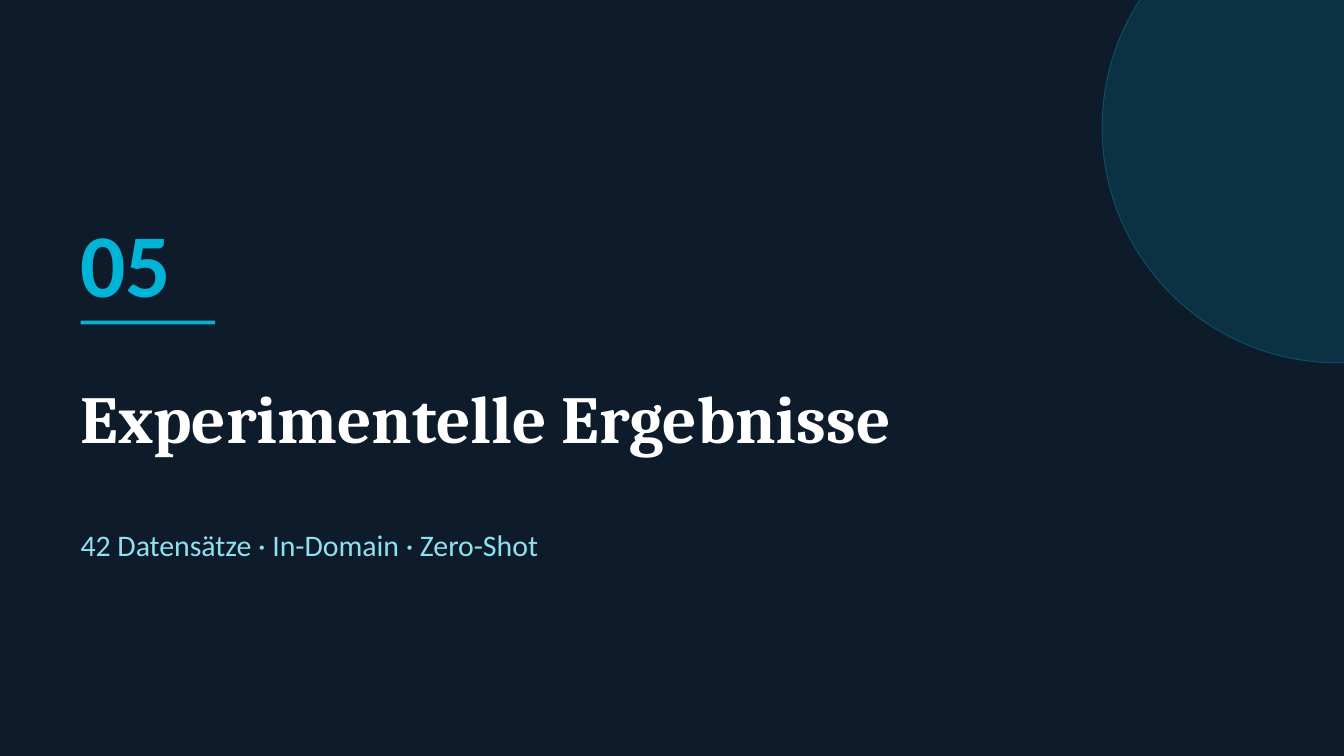
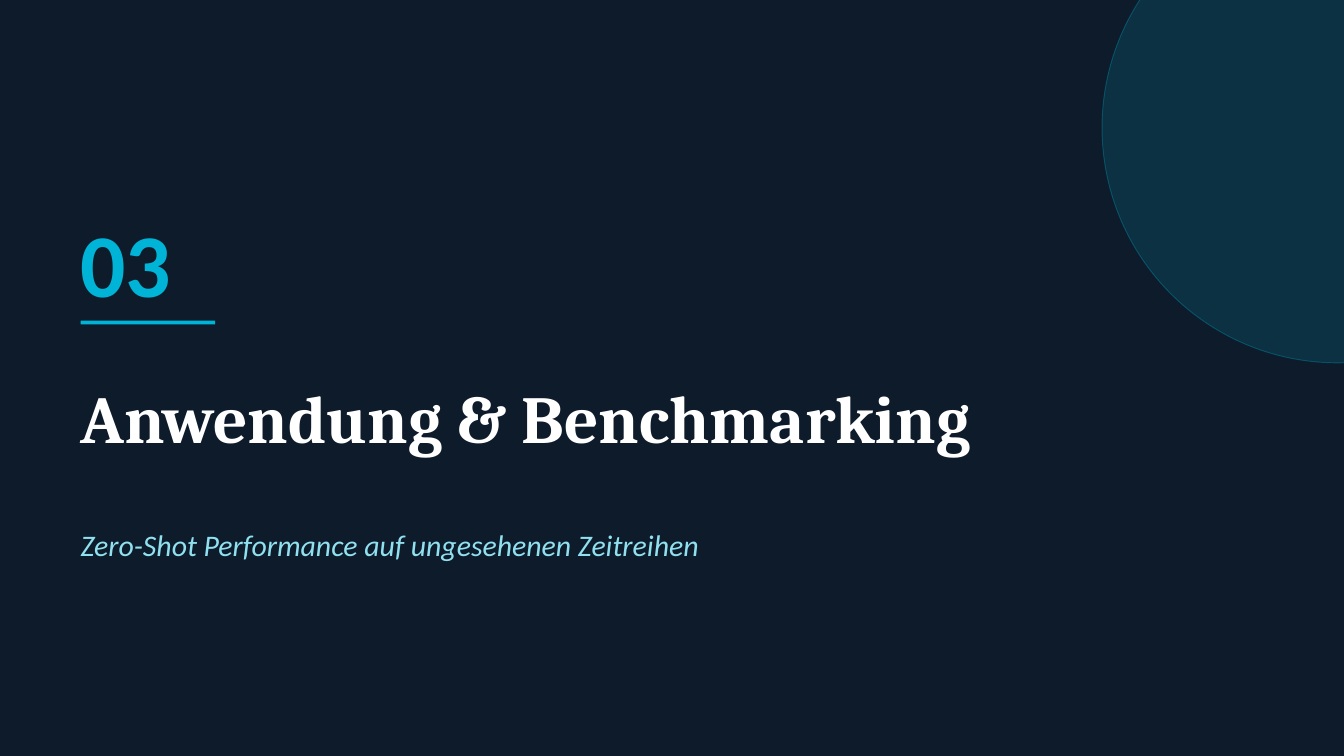
Before and after one commit to KaiSteffen/Business-Prognosis, a slide deck: slide 11 of chronos/presentation/Chronos_Praesentation.pptx (slide 17 before the commit). Drawn at 1344x756 pixels with LibreOffice and Linux fonts; fonts in the diff are those of the drawing. Boxes give left, top, right and bottom in pixels: in the first picture for what was removed or moved away, otherwise in the second. Text is boxed around its words. In the diff, an @@ line names an element or a change of style, - is before the commit and + after.

```diff
--- a/chronos/presentation/Chronos_Praesentation.pptx
+++ b/chronos/presentation/Chronos_Praesentation.pptx
@@ text at (81,238,172,298): text changed @@
-05
+03
@@ text at (81,396,971,458): text changed @@
-Experimentelle Ergebnisse
+Anwendung & Benchmarking
@@ text at (81,535,699,561): text changed; italic on @@
-42 Datensätze · In-Domain · Zero-Shot
+Zero-Shot Performance auf ungesehenen Zeitreihen
```
Also in this commit, not shown: 14 other slides changed, 12 slides added, 24 slides removed.
